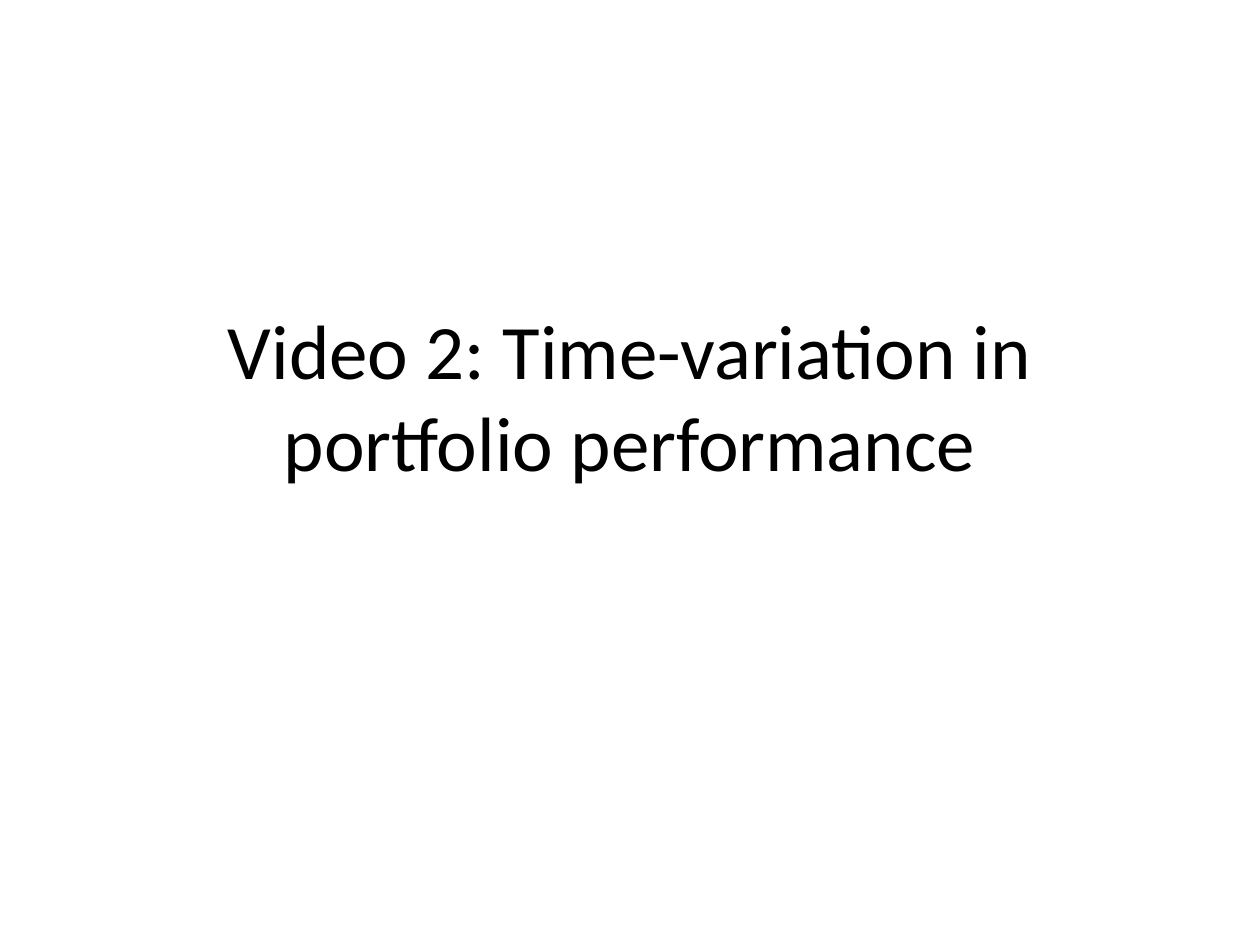
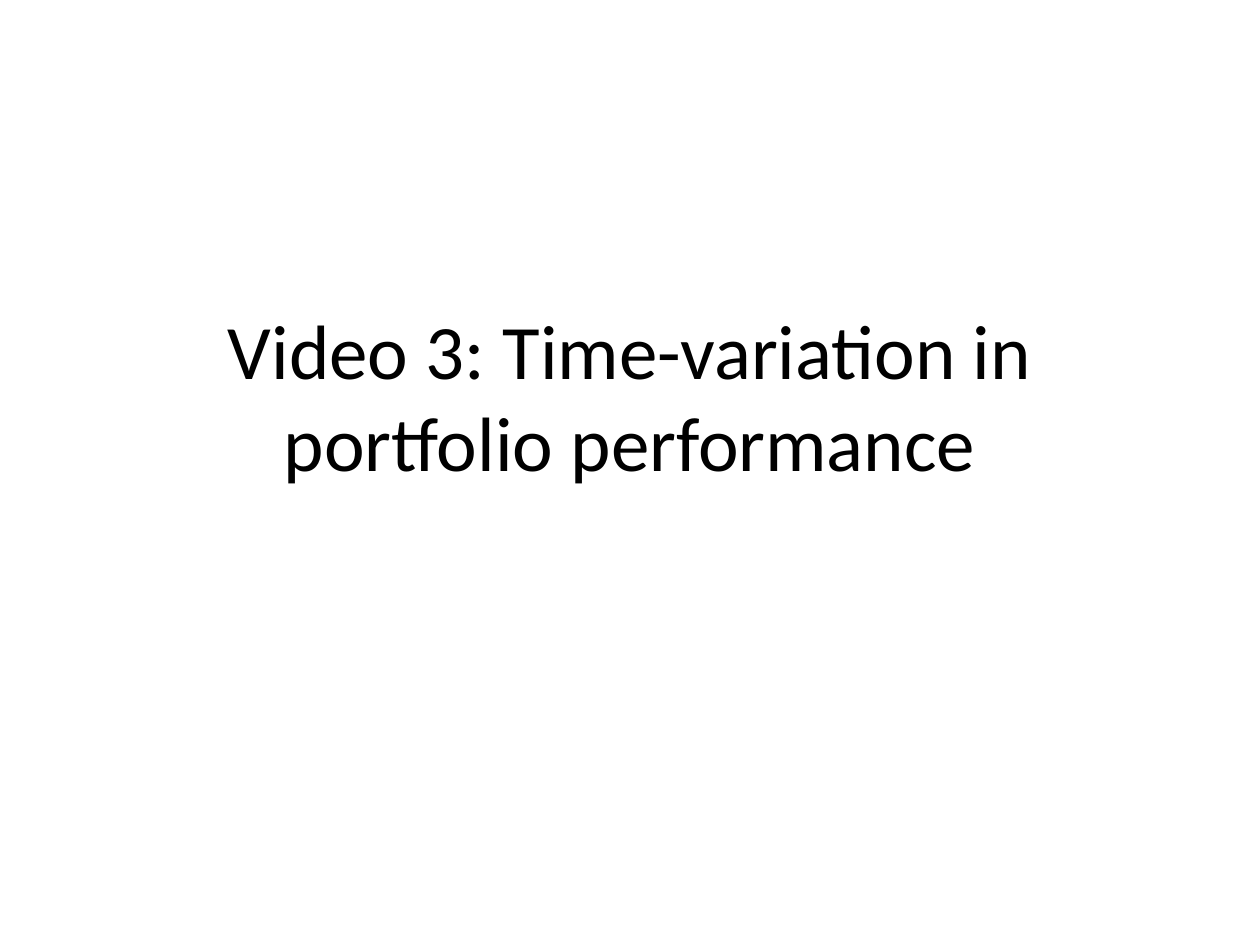
Before and after one commit to saciestudio/courses-intro-portfolio-analysis, a slide deck: slide 6 of scripts/Chapter2.pptx (slide 3 before the commit). Drawn at 1260x945 pixels with LibreOffice and Linux fonts; fonts in the diff are those of the drawing. Boxes give left, top, right and bottom in pixels: in the first picture for what was removed or moved away, otherwise in the second. Text is boxed around its words. In the diff, an @@ line names an element or a change of style, - is before the commit and + after.

```diff
--- a/scripts/Chapter2.pptx
+++ b/scripts/Chapter2.pptx
@@ title at bbox=[228, 325, 1031, 484]: text changed @@
-Video 2: Time-variation in portfolio performance
+Video 3: Time-variation in portfolio performance
```
Also in this commit, not shown: 1 other slide changed, 3 slides added, 3 other files.
